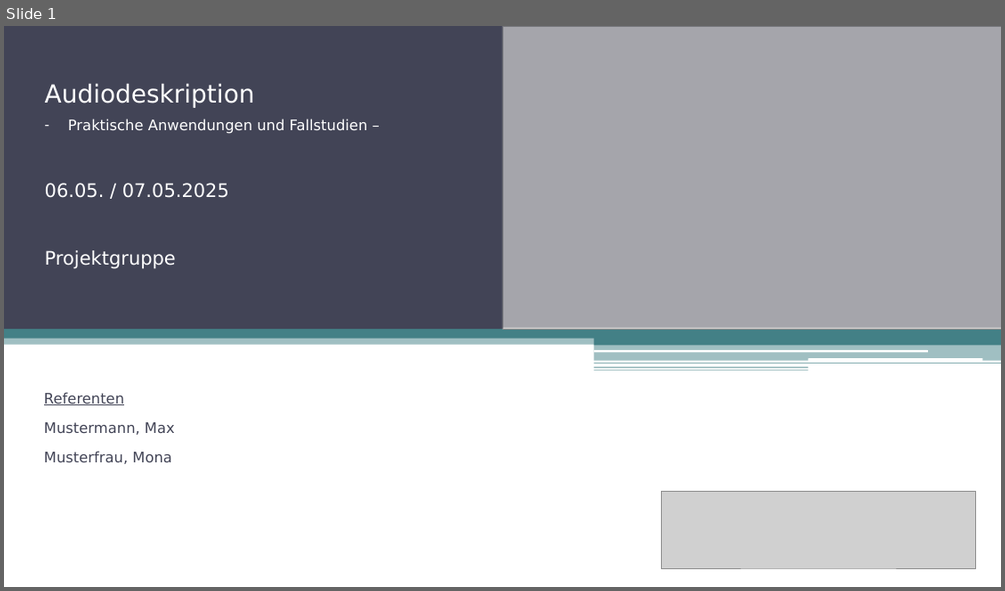
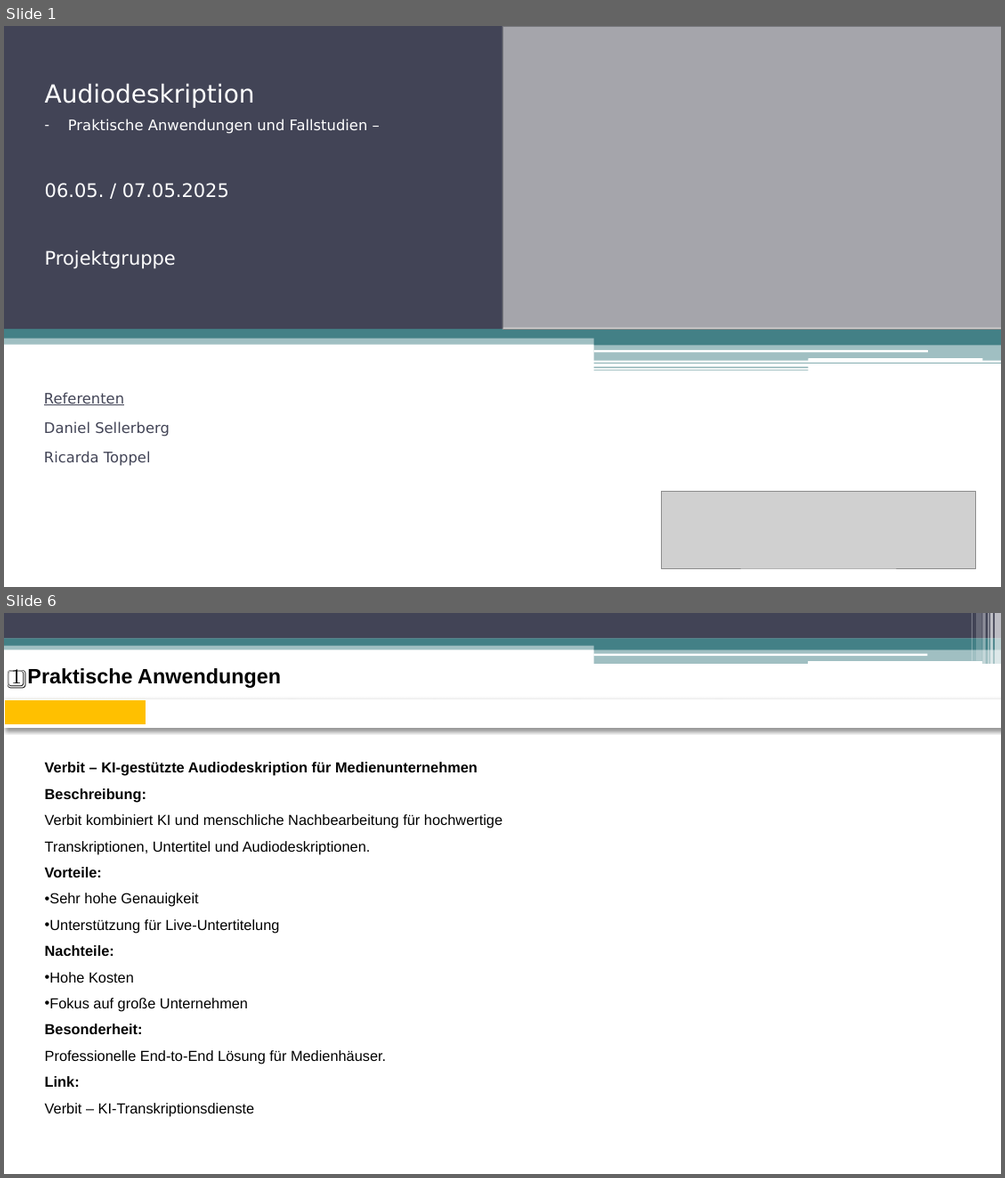
Before and after one commit to fhswf/descraibe, a slide deck: 20250424_Audiodeskription_Praktische Anwendungen und Fallstudien_v01.pptx. Shown one above the other, each under a label of ours: slide 1 before the commit, slides 1 and 6 after it; the slides between them are not shown. The pictures are 1005x591 and 1005x1178 pixels, drawn with LibreOffice and Linux fonts; fonts in the diff are those of the drawing; grey boxes stand for pictures. Boxes give left, top, right and bottom in pixels: in the first picture for what was removed or moved away, otherwise in the second. Text is boxed around its words. In the diff, an @@ line names an element or a change of style, - is before the commit and + after.

```diff
--- a/20250424_Audiodeskription_Praktische Anwendungen und Fallstudien_v01.pptx
+++ b/20250424_Audiodeskription_Praktische Anwendungen und Fallstudien_v01.pptx
@@ slide 6 added at <box>4,613,1001,1174</box>, background #FFFFFF; not listed: 11 template elements that a slide beside it also shows @@
@@ rounded rectangle added at <box>593,653,928,656</box>, fill #FFFFFF @@
@@ rounded rectangle added at <box>808,661,982,664</box>, fill #FFFFFF @@
@@ title added at <box>11,668,281,689</box>, 20 pt, text #000000, bold @@
+1️⃣ Praktische Anwendungen
@@ table added at <box>4,699,998,728</box>, 1 rows, 7 columns @@
+ |  |  |  |  |  | 
@@ text added at <box>45,762,502,1116</box>, 14 pt, text #000000 @@
+Verbit – KI-gestützte Audiodeskription für Medienunternehmen
+Beschreibung:
+Verbit kombiniert KI und menschliche Nachbearbeitung für hochwertige Transkriptionen, Untertitel und Audiodeskriptionen.
+Vorteile:
+• Sehr hohe Genauigkeit
+• Unterstützung für Live-Untertitelung
+Nachteile:
+• Hohe Kosten
+• Fokus auf große Unternehmen
+Besonderheit:
+Professionelle End-to-End Lösung für Medienhäuser.
+Link:
+Verbit – KI-Transkriptionsdienste
@@ slide 1 changed as well @@
@@ subtitle at <box>44,421,170,466</box>: text changed @@
-Mustermann, Max
-Musterfrau, Mona
+Daniel Sellerberg
+Ricarda Toppel
```
Also in this commit, not shown: 1 other slide changed, 27 other slides added, 6 slides removed.
